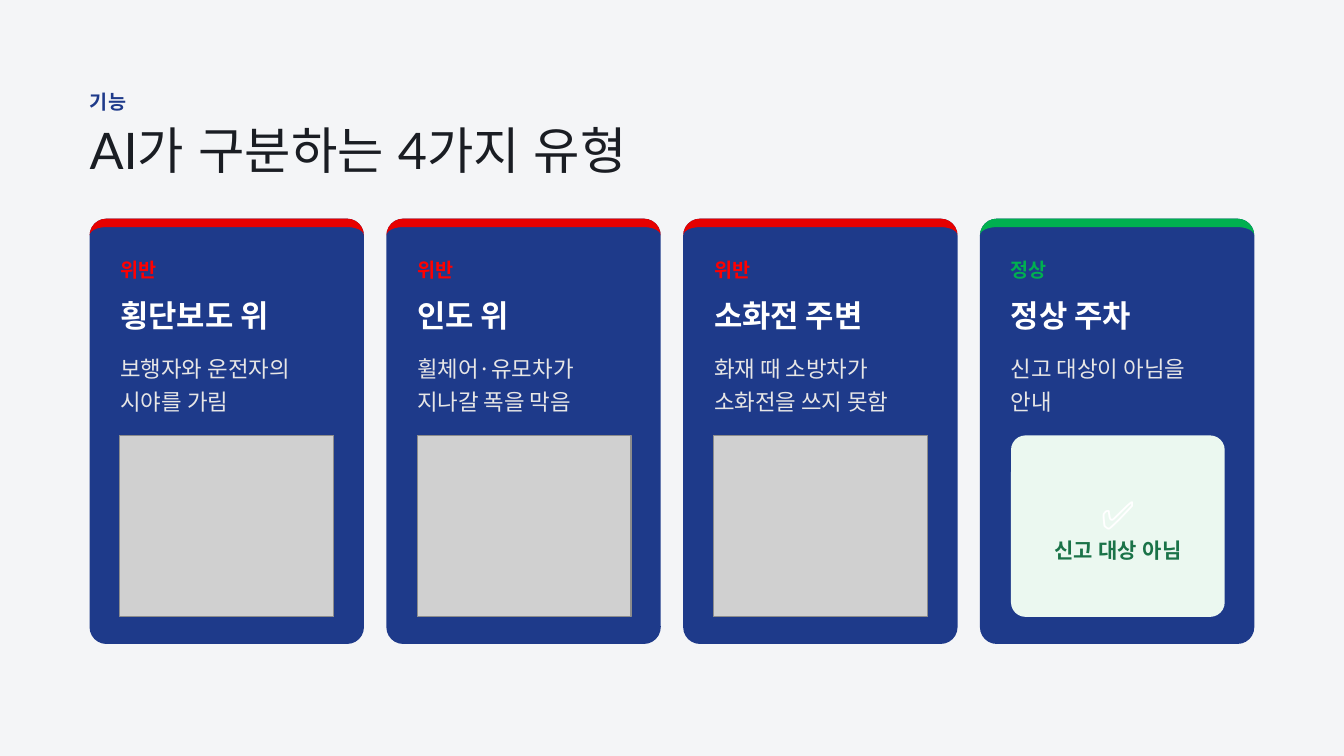
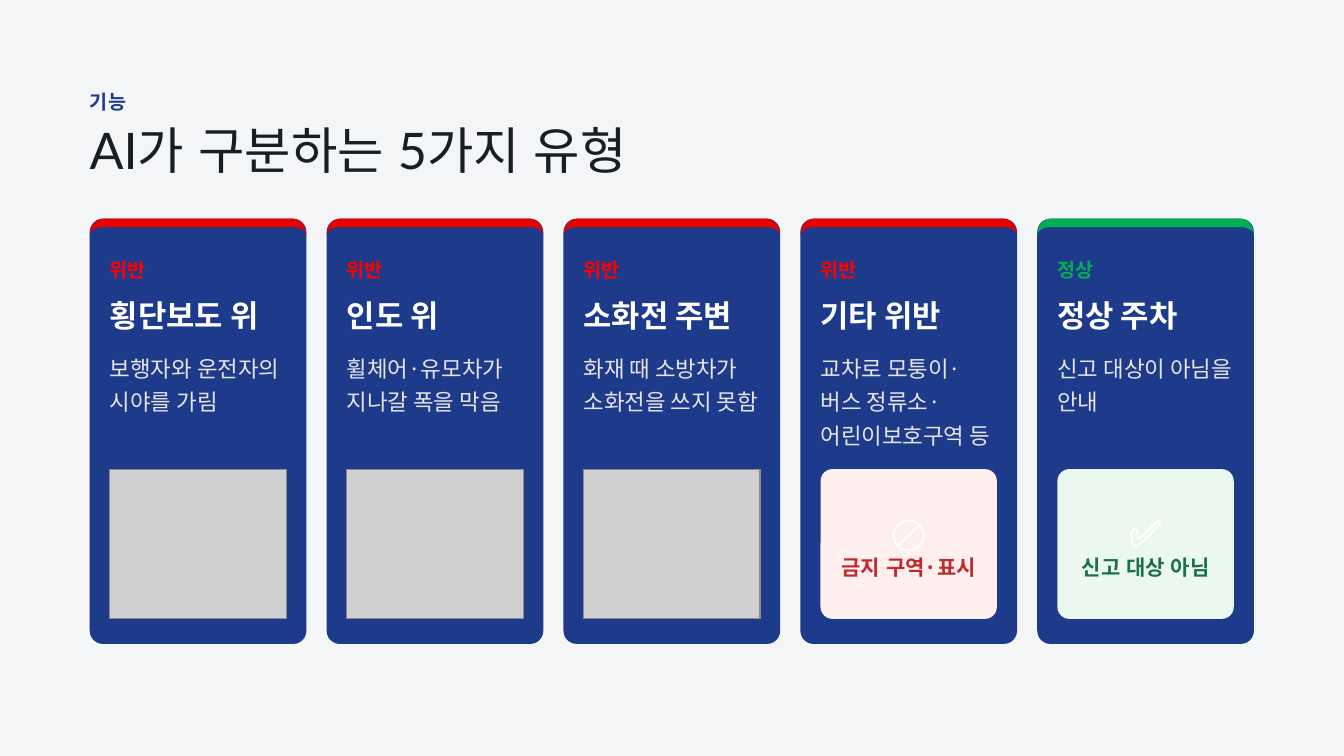
Before and after one commit to ljiomsh/illegal-car-detector, a slide deck: slide 6 of 발표자료/길터_발표자료_수정본.pptx. Drawn at 1344x756 pixels with LibreOffice and Linux fonts; fonts in the diff are those of the drawing; grey boxes stand for pictures. Boxes give left, top, right and bottom in pixels: in the first picture for what was removed or moved away, otherwise in the second. Text is boxed around its words. In the diff, an @@ line names an element or a change of style, - is before the commit and + after.

```diff
--- a/발표자료/길터_발표자료_수정본.pptx
+++ b/발표자료/길터_발표자료_수정본.pptx
@@ title at box(90, 127, 627, 173): text changed @@
-AI가 구분하는 4가지 유형
+AI가 구분하는 5가지 유형
@@ rounded rectangle: place and size @@
-rounded rectangle at box(90, 219, 364, 644)
+rounded rectangle at box(90, 219, 307, 644)
@@ freeform shape: place and size @@
-freeform shape at box(90, 219, 364, 644)
+freeform shape at box(90, 219, 307, 644)
@@ rounded rectangle: place and size @@
-rounded rectangle at box(386, 219, 660, 644)
+rounded rectangle at box(327, 219, 543, 644)
@@ freeform shape: place and size @@
-freeform shape at box(386, 219, 660, 644)
+freeform shape at box(327, 219, 543, 644)
@@ rounded rectangle: place and size @@
-rounded rectangle at box(684, 219, 958, 644)
+rounded rectangle at box(564, 219, 780, 644)
@@ freeform shape: place and size @@
-freeform shape at box(684, 219, 958, 644)
+freeform shape at box(564, 219, 780, 644)
@@ rounded rectangle added at box(801, 219, 1017, 644), fill #1E3A8A @@
@@ freeform shape added at box(801, 219, 1017, 644), fill #E60000 @@
@@ rounded rectangle: place and size @@
-rounded rectangle at box(980, 219, 1254, 644)
+rounded rectangle at box(1037, 219, 1254, 644)
@@ freeform shape: place and size @@
-freeform shape at box(980, 219, 1254, 644)
+freeform shape at box(1037, 219, 1254, 644)
@@ text "위반": place and size @@
-text "위반" at box(120, 260, 156, 279)
+text "위반" at box(110, 260, 146, 279)
@@ text "위반": place and size @@
-text "위반" at box(417, 260, 453, 279)
+text "위반" at box(347, 260, 383, 279)
@@ text "위반": place and size @@
-text "위반" at box(714, 260, 750, 279)
+text "위반" at box(584, 260, 620, 279)
@@ text added at box(821, 260, 857, 279), 14 pt, text #FF0000, bold @@
+위반
@@ text "정상": place and size @@
-text "정상" at box(1011, 260, 1047, 279)
+text "정상" at box(1057, 260, 1093, 279)
@@ text "횡단보도 위": place and size @@
-text "횡단보도 위" at box(120, 301, 269, 330)
+text "횡단보도 위" at box(110, 301, 258, 330)
@@ text "인도 위": place and size @@
-text "인도 위" at box(417, 301, 509, 330)
+text "인도 위" at box(347, 301, 438, 330)
@@ text "소화전 주변": place and size @@
-text "소화전 주변" at box(714, 301, 863, 330)
+text "소화전 주변" at box(584, 301, 732, 330)
@@ text "정상 주차": place and size @@
-text "정상 주차" at box(1011, 301, 1131, 330)
+text "정상 주차" at box(1057, 301, 1178, 330)
@@ text added at box(821, 301, 941, 330), 22 pt, text #FFFFFF, bold @@
+기타 위반
@@ text "보행자와 운전자의 시야를 가림": place and size @@
-text "보행자와 운전자의 시야를 가림" at box(120, 358, 290, 412)
+text "보행자와 운전자의 시야를 가림" at box(110, 358, 279, 412)
@@ text "휠체어·유모차가 지나갈 폭을 막음": place and size @@
-text "휠체어·유모차가 지나갈 폭을 막음" at box(417, 358, 573, 412)
+text "휠체어·유모차가 지나갈 폭을 막음" at box(347, 358, 503, 412)
@@ text "화재 때 소방차가 소화전을 쓰지 ...": place and size @@
-text "화재 때 소방차가 소화전을 쓰지 ..." at box(714, 358, 888, 412)
+text "화재 때 소방차가 소화전을 쓰지 ..." at box(584, 358, 758, 412)
@@ text added at box(821, 358, 990, 446), 16 pt, text #E7E6E6 @@
+교차로 모퉁이·버스 정류소·어린이보호구역 등
@@ text "신고 대상이 아님을 안내": place and size @@
-text "신고 대상이 아님을 안내" at box(1011, 358, 1185, 412)
+text "신고 대상이 아님을 안내" at box(1057, 358, 1232, 412)
@@ picture: place and size @@
-picture at box(120, 436, 334, 617)
+picture at box(110, 469, 286, 619)
@@ picture: place and size @@
-picture at box(417, 436, 631, 617)
+picture at box(347, 469, 523, 619)
@@ picture: place and size @@
-picture at box(714, 436, 928, 617)
+picture at box(584, 469, 760, 619)
@@ rounded rectangle added at box(821, 469, 997, 619), fill #FFEFEF, 15 pt, text #C2292E, bold @@
+🚫
+금지 구역·표시
@@ rounded rectangle "✅": place and size @@
-rounded rectangle "✅" at box(1011, 436, 1225, 617)
+rounded rectangle "✅" at box(1058, 469, 1234, 619)
```
Also in this commit, not shown: 1 other slide changed, 1 other file.
